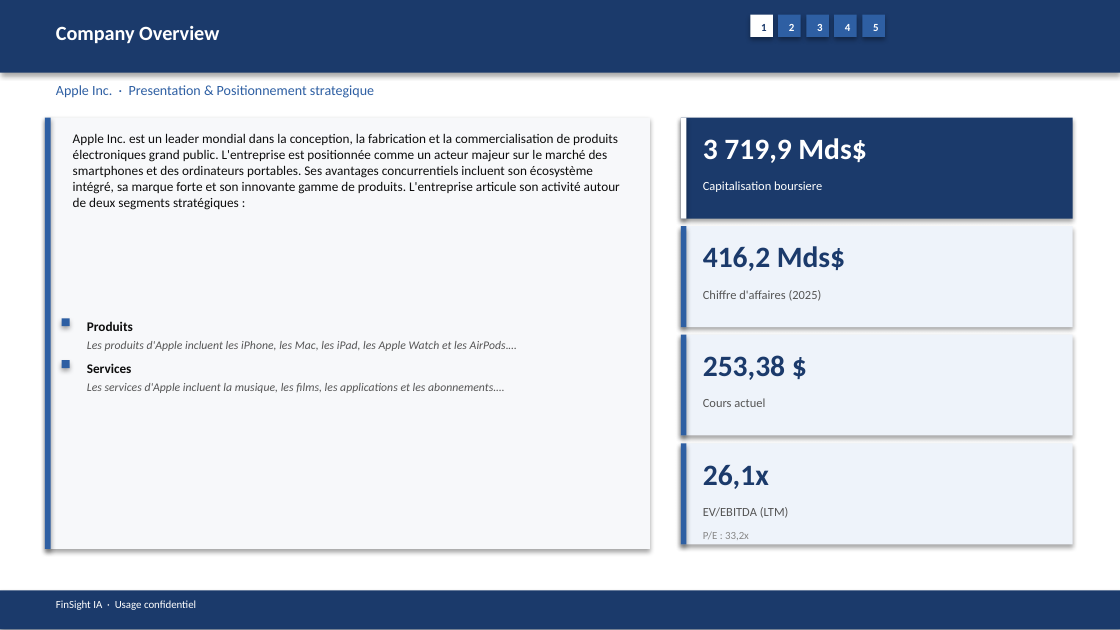
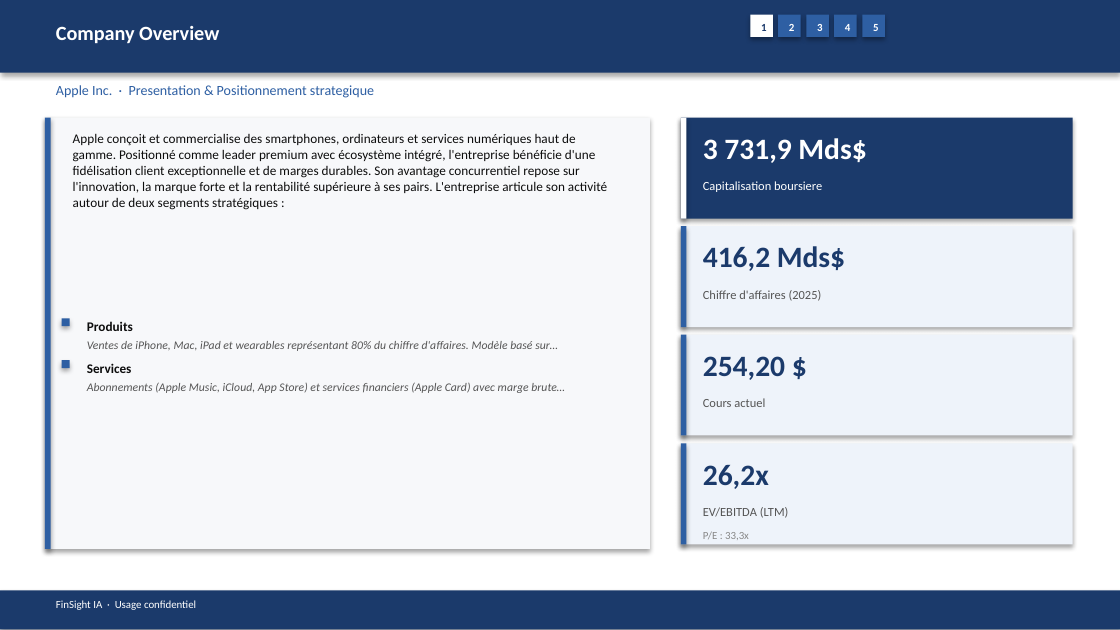
Before and after one commit to baptistejeh07-art/finsight-ia, a slide deck: slide 5 of preview/AAPL/AAPL_pitchbook.pptx. Drawn at 1120x630 pixels with LibreOffice and Linux fonts; fonts in the diff are those of the drawing. Boxes give left, top, right and bottom in pixels: in the first picture for what was removed or moved away, otherwise in the second. Text is boxed around its words. In the diff, an @@ line names an element or a change of style, - is before the commit and + after.

```diff
--- a/preview/AAPL/AAPL_pitchbook.pptx
+++ b/preview/AAPL/AAPL_pitchbook.pptx
@@ text at [73,133,607,210]: text changed @@
-Apple Inc. est un leader mondial dans la conception, la fabrication et la commercialisation de produits électroniques grand public. L'entreprise est positionnée comme un acteur majeur sur le marché des smartphones et des ordinateurs portables. Ses avantages concurrentiels incluent son écosystème intégré, sa marque forte et son innovante gamme de produits. L'entreprise articule son activité autour de deux segments stratégiques :
+Apple conçoit et commercialise des smartphones, ordinateurs et services numériques haut de gamme. Positionné comme leader premium avec écosystème intégré, l'entreprise bénéficie d'une fidélisation client exceptionnelle et de marges durables. Son avantage concurrentiel repose sur l'innovation, la marque forte et la rentabilité supérieure à ses pairs. L'entreprise articule son activité autour de deux segments stratégiques :
@@ text at [703,138,866,163]: text changed @@
-3 719,9 Mds$
+3 731,9 Mds$
@@ text at [87,341,558,351]: text changed @@
-Les produits d'Apple incluent les iPhone, les Mac, les iPad, les Apple Watch et les AirPods.…
+Ventes de iPhone, Mac, iPad et wearables représentant 80% du chiffre d'affaires. Modèle basé sur…
@@ text at [703,356,785,380]: text changed @@
-253,38 $
+254,20 $
@@ text at [87,382,565,393]: text changed @@
-Les services d'Apple incluent la musique, les films, les applications et les abonnements.…
+Abonnements (Apple Music, iCloud, App Store) et services financiers (Apple Card) avec marge brute…
@@ text at [703,465,769,489]: text changed @@
-26,1x
+26,2x
```
Also in this commit, not shown: 14 other slides changed, 9 other files.
